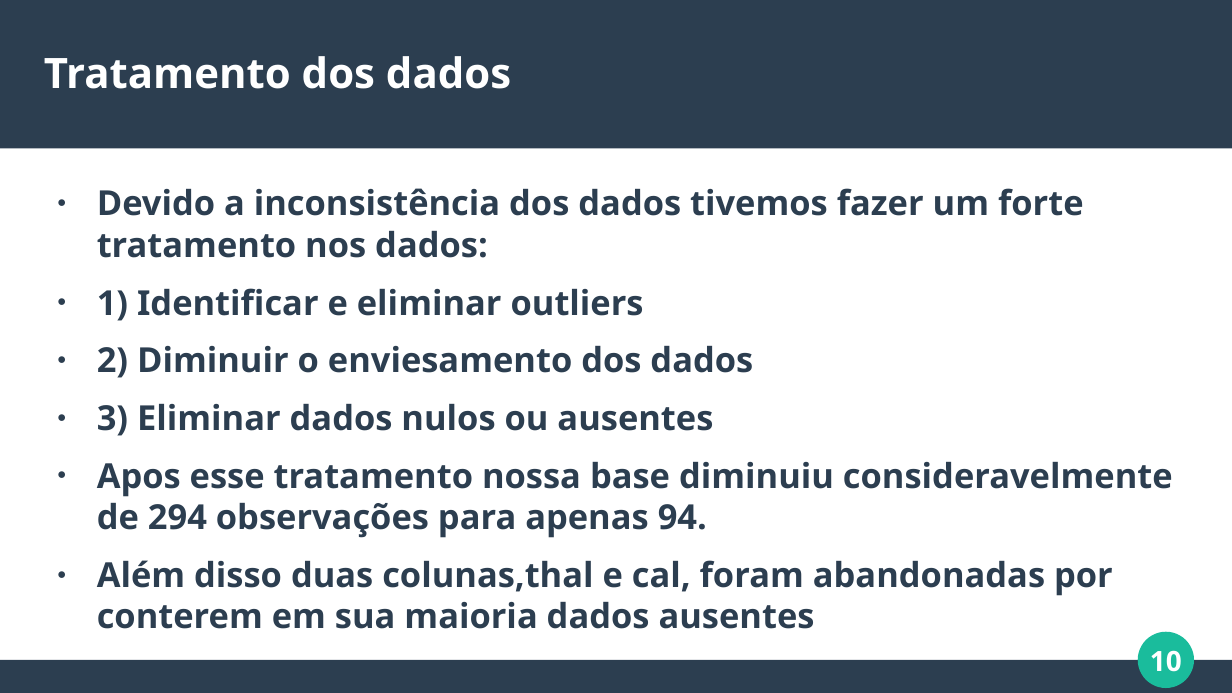
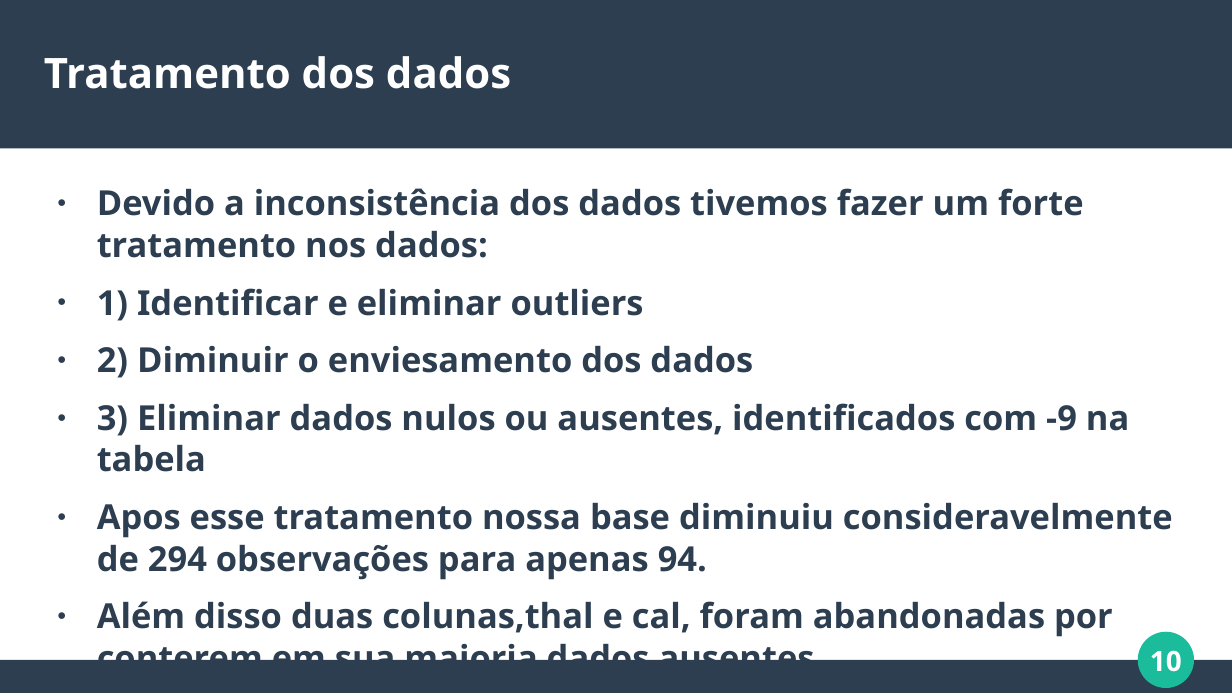
Before and after one commit to gabriel-ferreira-da-silva/Naive-Bayes-On-Heart-Diseases-Data, a slide deck: slide 10 of Slides estatistica.odp. Drawn at 1232x693 pixels with LibreOffice and Linux fonts; fonts in the diff are those of the drawing. Boxes give left, top, right and bottom in pixels: in the first picture for what was removed or moved away, otherwise in the second. Text is boxed around its words. In the diff, an @@ line names an element or a change of style, - is before the commit and + after.

```diff
--- a/Slides estatistica.odp
+++ b/Slides estatistica.odp
@@ text at (97,403,1129,472): text changed @@
-● 3) Eliminar dados nulos ou ausentes
+● 3) Eliminar dados nulos ou ausentes, identificados com -9 na tabela
```
Also in this commit, not shown: 1 other slide changed, 2 slides added, 1 slide removed, 1 other file.
